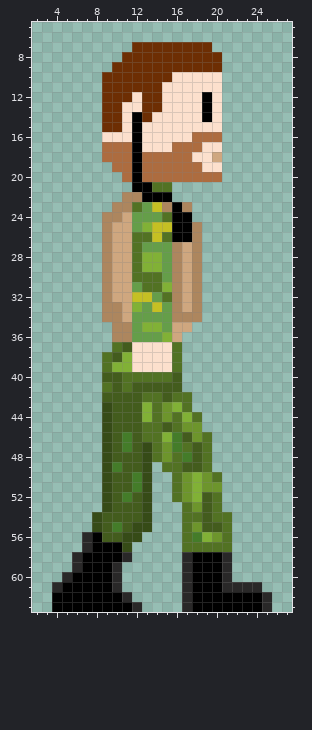
A pixel-art sprite gets an edit: Caracter/Marche vers droite/6V.png. The picture above is the old version.
The file is 32x64 pixels. Pixels under 10% opacity are left out. Colours within 5 levels of each other are drawn and written as one. Shown: x 2..27, y 5..63. The old version is drawn lined up with the new one.
New version:
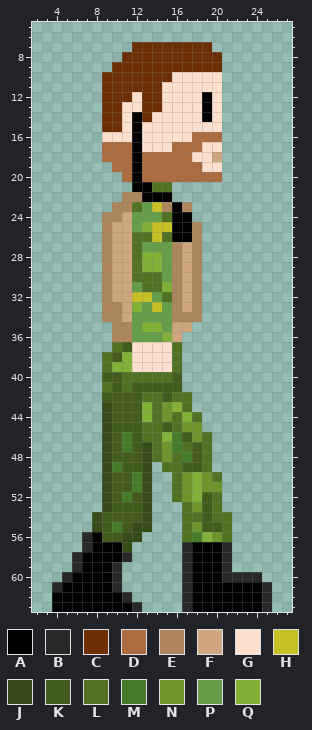
Palette (. is transparent): A #000000  B #292828  C #6d2e03  D #ad6c3f  E #ad865e  F #cfa77f  G #fce0cd  H #c5c023  J #364b17  K #435c1d  L #527223  M #447c29  N #6d952c  P #659e49  Q #81b136
The exact change:
whole drawing moved by +1,+0 (the old picture is shown already moved)
Changed rows in their new state; - is an unchanged pixel.
first column x 17:
57 BAAAB----
60 -----BBB-
61 ----AAAAB
Where, in picture pixels (left, top, right, bottom), the same in both pictures:
changed: (182, 542, 272, 592)
